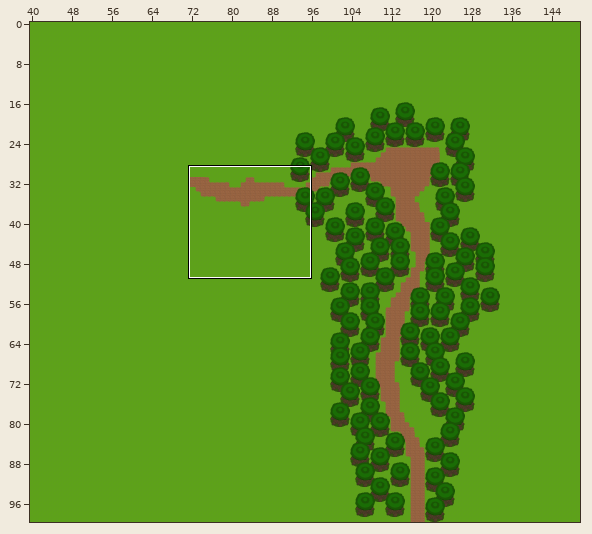
Tiled map, stored at game/assets/area1.tmx. Above, an overview of the earlier version with the close-up marked.
Close-up. Old version:
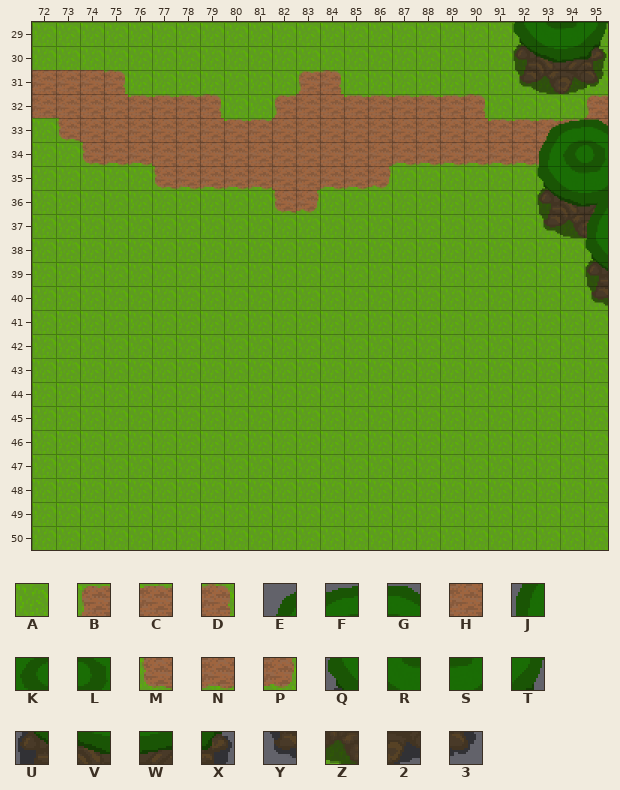
Cells are 32x32 px. Shown: x 72..95, y 29..50. The commit also changed other parts of the map, which this record leaves out.
Key: from "tileset32": A 0, B 1, C 2, D 3, E 6, F 7, G 8, H 12, J 16, K 17, L 18, M 21, N 22, P 23, Q 26, R 27, S 28, T 29, U 36, V 37, W 38, X 39, Y 46, Z 47, 2 48, 3 49.
_ is an empty cell, # one hidden under a higher layer.
Layer "background" before, first column x 72:
29 AAAAAAAAAAAAAAAAAAAAA##A
30 AAAAAAAAAAAAAAAAAAAAA##A
31 HHHDAAAAAAABDAAAAAAAAAAA
32 HHHHCCCDAABHHCCCCCDAAAAB
33 AMHHHHHHCCHHHHHHHHHCCCCH
34 AAMNNHHHHHHHHHHNNNNNNN##
35 AAAAAMNNNNHHNNPAAAAAAA##
36 AAAAAAAAAAMPAAAAAAAAAA##
37 AAAAAAAAAAAAAAAAAAAAAAAA
38 AAAAAAAAAAAAAAAAAAAAAAAA
39 AAAAAAAAAAAAAAAAAAAAAAAA
40 AAAAAAAAAAAAAAAAAAAAAAAA
41 AAAAAAAAAAAAAAAAAAAAAAAA
42 AAAAAAAAAAAAAAAAAAAAAAAA
43 AAAAAAAAAAAAAAAAAAAAAAAA
44 AAAAAAAAAAAAAAAAAAAAAAAA
45 AAAAAAAAAAAAAAAAAAAAAAAA
46 AAAAAAAAAAAAAAAAAAAAAAAA
47 AAAAAAAAAAAAAAAAAAAAAAAA
48 AAAAAAAAAAAAAAAAAAAAAAAA
Layer "world_bottom" before, first column x 72:
29 ________________________
30 ____________________UVWX
31 ____________________YZ23
32 ________________________
33 ________________________
34 ________________________
35 ________________________
36 _____________________UVW
37 _____________________YZ2
38 ________________________
39 _______________________U
40 _______________________Y
41 ________________________
42 ________________________
43 ________________________
44 ________________________
45 ________________________
46 ________________________
47 ________________________
48 ________________________
49 ________________________
50 ________________________
Layer "world" before, first column x 72:
29 ____________________QRST
30 ________________________
31 ________________________
32 ________________________
33 _____________________EFG
34 _____________________JKL
35 _____________________QRS
36 _______________________E
37 _______________________J
38 _______________________Q
39 ________________________
40 ________________________
41 ________________________
42 ________________________
43 ________________________
44 ________________________
45 ________________________
46 ________________________
47 ________________________
48 ________________________
49 ________________________
50 ________________________
Now the later version:
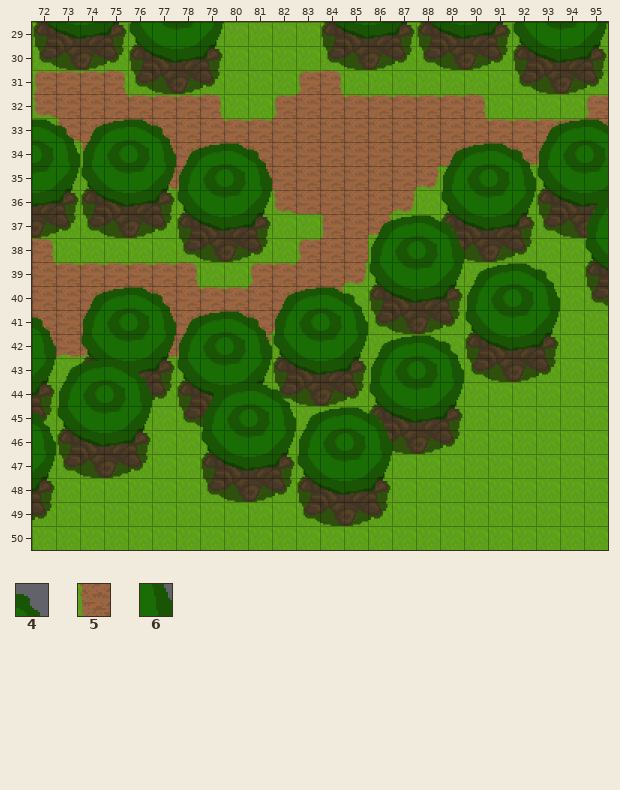
Further tiles: from "tileset32": 4 9, 5 11, 6 19.
See-through tiles are keyed as they look on the map.
The edit:
Changed rows in their new state; . is an unchanged cell.
Layer "background":
first column x 72:
31 BCC...............
32 M.................
34 ...............HHH
35 ............HHHHP.
36 ...........HHHHP..
37 ............5HP...
38 D..........BHH....
39 HCCCCCD..BCHHP....
40 HHHHHHHCCHHNP.....
41 HHH##HHHHHP.......
42 NNN##NN##P........
Layer "world_bottom":
first column x 72:
29 UVWX........UVWXUVWX
30 YZ23UVWX....YZ23YZ23
31 ....YZ23............
first column x 72:
36 WXUVWX................
37 23YZ23UVWX.......UVWX.
38 ......YZ23.......YZ23.
40 ..............UVWX....
41 ..............YZ23....
42 ..................UVWX
43 ..UVWX....UVWX....YZ23
44 X...23UVWXYZ23........
45 3.....YZ......UVWX....
46 .UVWX.........YZ23....
47 .YZ23..UVWX...........
48 X......YZ23UVWX.......
49 3..........YZ23.......
Layer "world":
first column x 76:
29 QRST
first column x 72:
33 G4EFG4................
34 L6JKL6EFG4.......EFG4.
35 STQRSTJKL6.......JKL6.
36 ......QRST.......QRST.
37 ..............EFG4....
38 ..............JKL6....
39 ..............QRSTEFG4
40 ..EFG4....EFG4....JKL6
41 4.JKL6EFG4JKL6....QRST
42 6.QRSTJKL6QRSTEFG4....
43 TEFG4.QRST....JKL6....
44 .JKL6..EFG4...QRST....
45 4QRST..JKL6EFG4.......
46 6......QRSTJKL6.......
47 T..........QRST.......
Changed places in both close-ups, as pixel boxes (x1, y1, x2, y2):
changed: (32, 22, 560, 526)
